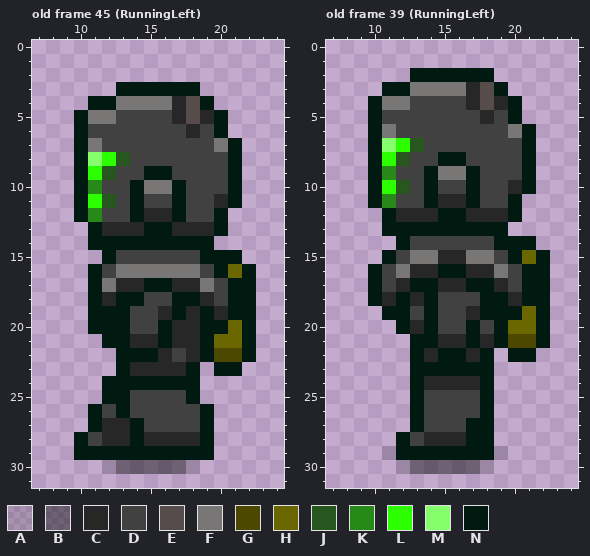
Two versions of one pixel-art file, Assets/Divers/Perso.aseprite. Above, as it was before the edit.
32x32 pixels, 49 frames. Colours within 5 levels of each other are drawn and written as one. Shown: old frame 45 (RunningLeft): x 7..24, y 0..31; old frame 39 (RunningLeft): x 7..24, y 0..31. The commit also changed other frames, which this record leaves out.
Visible layers, top first: "Head", "Body", "Arm And Legs", "Shadow".
Palette (. is transparent): A #00000024  B #0000006e  C #272727  D #414141  E #564c4c  F #797676  G #4c4800  H #6a6600  J #27571f  K #278917  L #2cff00  M #85ff6b  N #001a12
Pixels before, old frame 45 (RunningLeft), first column x 10:
 3 ...NNNNNN....
 4 .NNFFFFCEN...
 5 NFFDDDDCECN..
 6 NDDDDDDDCDN..
 7 NFDDDDDDDDFN.
 8 NMLJDDDDDDDN.
 9 NLJDDNNDDDDN.
10 NKDDNFFNDDDN.
11 NLJDNDDNDDCN.
12 NKDDNCCNDDN..
13 .NCCCNNCCCN..
14 .NNNNNNNNN...
15 ..NDDDDDDNNN.
16 .NDFFFFFFDNHN
17 .NFCCNNCCFDNN
18 .NCNNDDNNCDNN
19 .NNNDDCNCNCNN
20 .NNNDDNCCNNHN
21 ..NNCCNCCNHHN
22 ...NNNCDCNGGN
23 ...NCCCCN.NN.
24 ..NNNNNNN....
25 ..NNDDDDN....
26 .NDNDDDDDN...
27 .NCCNDDDDN...
28 NDCCNCCCCN...
29 NNNNNNNNNN...
30 ..ABBBBBA....
Pixels before, old frame 39 (RunningLeft), first column x 10:
 2 ...NNNNNN....
 3 .NNFFFFCEN...
 4 NFFDDDDCECN..
 5 NDDDDDDDCDN..
 6 NFDDDDDDDDFN.
 7 NMLJDDDDDDDN.
 8 NLJDDNNDDDDN.
 9 NKDDNFFNDDDN.
10 NLJDNDDNDDCN.
11 NKDDNCCNDDN..
12 .NCCCNNCCCN..
13 .NNNNNNNNN...
14 ..NDDDDDDNNN.
15 .NDFFCCFFDNHN
16 NDFCCNNCCFDNN
17 NDCNNCCNNCDNN
18 NCNCNDDDNNCNN
19 .NNDNDDCNNNHN
20 ..NCNDDNDNHHN
21 ...NNCCNCNGGN
22 ...NCNNCN.NN.
23 ...NNNNNN....
24 ...NCCCCN....
25 ...NDDDDN....
26 ...NDDDDN....
27 ...NDDDNN....
28 ..NDCCCNN....
29 .ANNNNNNNA...
30 ..ABBBBBA....
And afterwards:
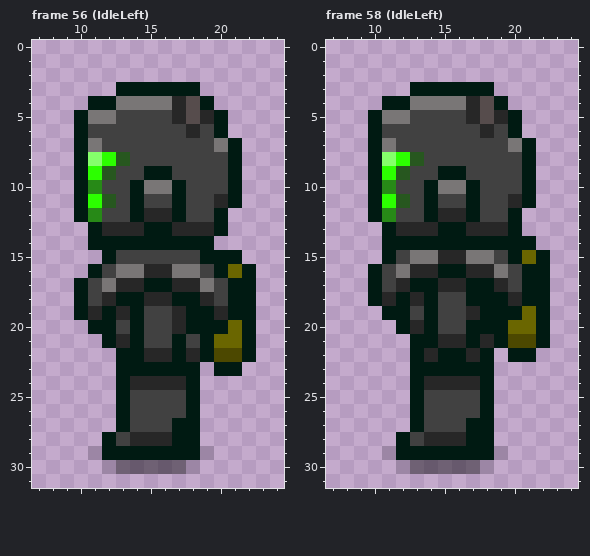
A new or re-ordered frame is compared with the old frame closest to it.
Author's note on the commit: Idle Directionnel + Debut de l'atk
Difference:
{"change": "frames 49 -> 59"}
{"where": "frame 56 (IdleLeft) is new; against old frame 45 (RunningLeft), layers \"Head\", \"Body\", \"Arm And Legs\""}
{"frame":56,"y":16,"x":15,"old":"FF","new":"CC"}
{"frame":56,"y":17,"x":10,"old":".N","new":"ND"}
{"frame":56,"y":18,"x":10,"old":".N","new":"ND"}
{"frame":56,"y":18,"x":15,"old":"DD","new":"CC"}
{"frame":56,"y":19,"x":10,"old":".N","new":"NC"}
{"frame":56,"y":19,"x":13,"old":"ND","new":"CN"}
{"frame":56,"y":19,"x":16,"old":"CNC","new":"DCN"}
{"frame":56,"y":20,"x":13,"old":"ND","new":"DN"}
{"frame":56,"y":20,"x":16,"old":"N","new":"D"}
{"frame":56,"y":20,"x":18,"old":"C","new":"N"}
{"frame":56,"y":21,"x":13,"old":"NCCNCC","new":"CNDDND"}
{"frame":56,"y":22,"x":15,"old":"N","new":"C"}
{"frame":56,"y":22,"x":17,"old":"D","new":"N"}
{"frame":56,"y":23,"x":14,"old":"CCCC","new":"NNNN"}
{"frame":56,"y":24,"x":12,"old":"N","new":"."}
{"frame":56,"y":24,"x":14,"old":"NNNN","new":"CCCC"}
{"frame":56,"y":25,"x":12,"old":"N","new":"."}
{"frame":56,"y":26,"x":11,"old":"ND","new":".."}
{"frame":56,"y":26,"x":18,"old":"DN","new":"N."}
{"frame":56,"y":27,"x":11,"old":"NCCN","new":"..ND"}
{"frame":56,"y":27,"x":17,"old":"DDN","new":"NN."}
{"frame":56,"y":28,"x":10,"old":"NDCCN","new":"..NDC"}
{"frame":56,"y":28,"x":17,"old":"CCN","new":"NN."}
{"frame":56,"y":29,"x":10,"old":"NN","new":".A"}
{"frame":56,"y":29,"x":19,"old":"N","new":"A"}
{"where": "frame 58 (IdleLeft) is new; against old frame 39 (RunningLeft), layer \"Head\""}
{"frame":58,"y":2,"x":13,"old":"NNNNNN","new":"......"}
{"frame":58,"y":3,"x":11,"old":"NNFFFFCEN","new":"..NNNNNN."}
{"frame":58,"y":4,"x":10,"old":"NFFDDDD","new":".NNFFFF"}
{"frame":58,"y":4,"x":19,"old":"CN","new":"N."}
{"frame":58,"y":5,"x":11,"old":"DD","new":"FF"}
{"frame":58,"y":5,"x":17,"old":"DCD","new":"CEC"}
{"frame":58,"y":6,"x":11,"old":"F","new":"D"}
{"frame":58,"y":6,"x":18,"old":"D","new":"C"}
{"frame":58,"y":6,"x":20,"old":"FN","new":"N."}
{"frame":58,"y":7,"x":11,"old":"MLJ","new":"FDD"}
{"frame":58,"y":7,"x":20,"old":"D","new":"F"}
{"frame":58,"y":8,"x":11,"old":"LJD","new":"MLJ"}
{"frame":58,"y":8,"x":15,"old":"NN","new":"DD"}
{"frame":58,"y":9,"x":11,"old":"KD","new":"LJ"}
{"frame":58,"y":9,"x":14,"old":"NFFN","new":"DNND"}
{"frame":58,"y":10,"x":11,"old":"LJ","new":"KD"}
{"frame":58,"y":10,"x":15,"old":"DD","new":"FF"}
{"frame":58,"y":10,"x":20,"old":"C","new":"D"}
{"frame":58,"y":11,"x":11,"old":"KD","new":"LJ"}
{"frame":58,"y":11,"x":15,"old":"CC","new":"DD"}
{"frame":58,"y":11,"x":20,"old":"N.","new":"CN"}
{"frame":58,"y":12,"x":10,"old":".NCCCNNCCC","new":"NKDDNCCNDD"}
{"frame":58,"y":13,"x":12,"old":"NNN","new":"CCC"}
{"frame":58,"y":13,"x":17,"old":"NNN.","new":"CCCN"}
{"frame":58,"y":14,"x":11,"old":".","new":"N"}
{"frame":58,"y":14,"x":13,"old":"DDDDDD","new":"NNNNNN"}
{"frame":58,"y":18,"x":17,"old":"D","new":"N"}
{"frame":58,"y":20,"x":18,"old":"D","new":"N"}
{"label":"changed","picture_box":[74,264,214,460]}
{"label":"changed","picture_box":[368,68,536,250]}
{"label":"changed","picture_box":[466,292,494,334]}
